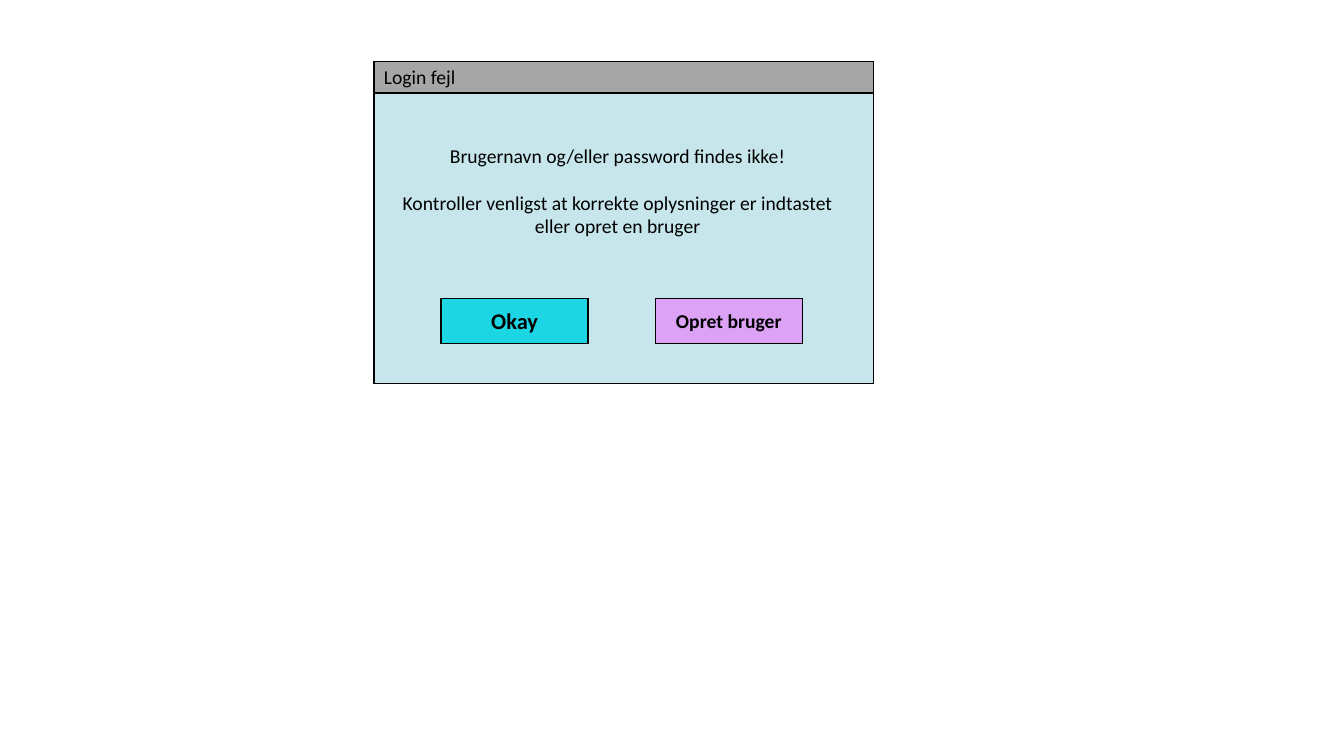
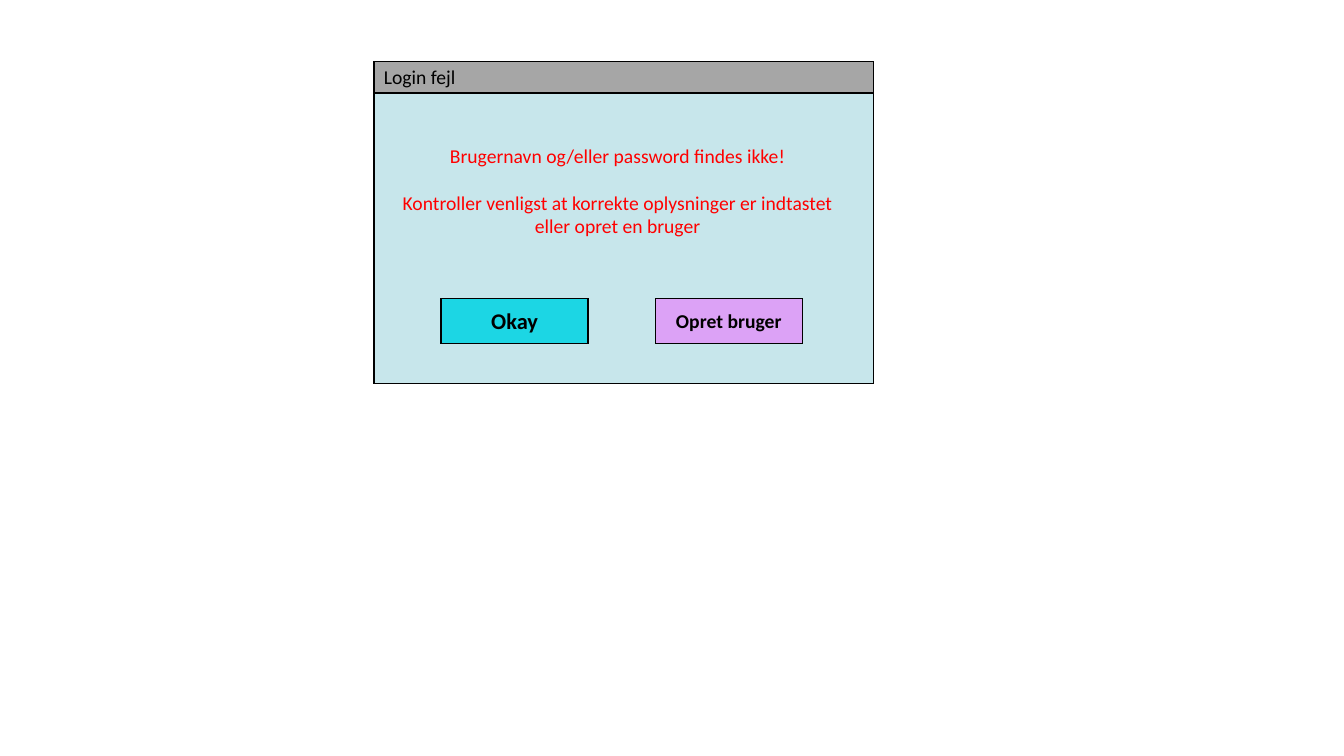
Before and after one commit to CityCrawl/CityCrawl, a slide deck: slide 3 of Diagrammer/CC-App_design/CC_App_Vinduer.pptx. Drawn at 1344x756 pixels with LibreOffice and Linux fonts; fonts in the diff are those of the drawing. Boxes give left, top, right and bottom in pixels: in the first picture for what was removed or moved away, otherwise in the second. Text is boxed around its words. In the diff, an @@ line names an element or a change of style, - is before the commit and + after.

```diff
--- a/Diagrammer/CC-App_design/CC_App_Vinduer.pptx
+++ b/Diagrammer/CC-App_design/CC_App_Vinduer.pptx
@@ text "Brugernavn og/eller password findes ikke!" at [403, 149, 832, 237]: text colour #000000 to #FF0000 @@
```
Also in this commit, not shown: 1 other slide changed, 3 other files.
